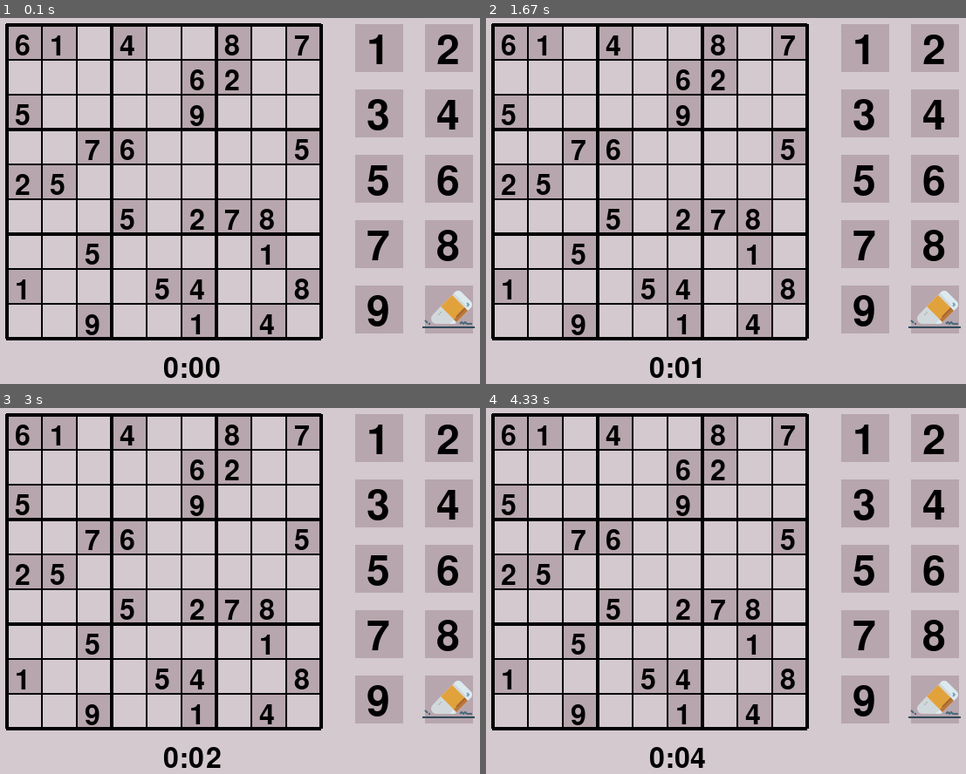
Above: before the commit, frames 1-4 (two rows, left to right).
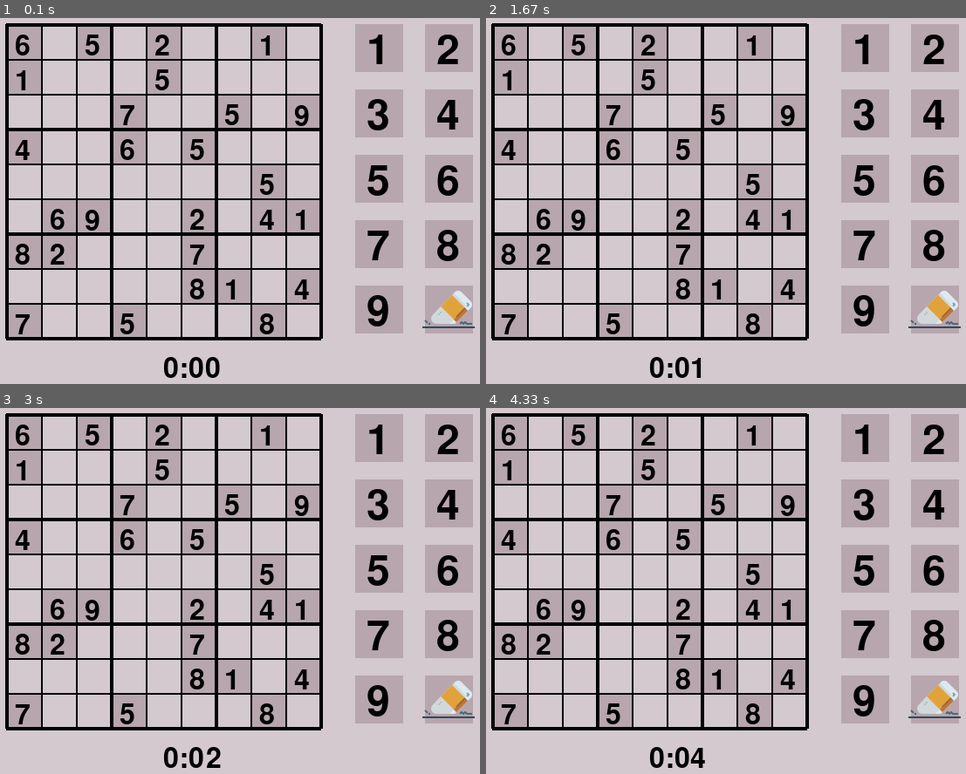
Above: after the commit, the same moments.

Repository: kasia-jablonski/Beginning-Python
Game: pygame game, started from pygame_projects/sudoku/main.py
Same seed, same stepped clock (60 frames per second), same inputs: the game is played once before the commit and once after it.
Inputs (mouse positions are in pixels of both pictures, inside the frame that each line leads up to):
- Up to frame 1 (0.1 s): no input
- Up to frame 2 (1.67 s): click (865, 113) at 0.38 s
- Up to frame 3 (3 s): no input
- Up to frame 4 (4.33 s): no input

The runs differ from the first frame. In frame 1, 24% of the frame differs, in the area x 1-67%, y 2-88%; in frame 2, 24%; in frame 3, 24%; in frame 4, 24%.

Commit message:
Created V2 of Sudoku with classes

Diff:
--- /dev/null
+++ b/pygame_projects/Sudoku v2/classes/Box.py
@@ -0,0 +1,69 @@
+import pygame
+from constants.colors import BLACK_COLOR, FILL_COLOR, BACKGROUND_COLOR
+
+class Box(object):
+    def __init__(self, screen, font, x, y, value):
+        self.x = x
+        self.y = y
+        self.width = 39
+        self.height = 39
+        self.value = value
+        self.clickable = True
+        self.set_initial_value(screen, font, value)
+        self.draw_box(screen)
+
+    def get_x_y(self):
+        return self.x / 40, ' - ', self.y / 40
+
+    def set_initial_value(self, screen, font, value):
+        self.value = value
+        if value != 0:
+            self.clickable = False
+
+            self.highlight_box(screen, font, FILL_COLOR)
+
+            self.set_number(screen, font)
+
+    def set_number(self, screen, font):
+        if self.value != 0:
+            number = font.render(str(int(self.value)), True, (0, 0, 0))
+            screen.blit(
+                number,
+                (
+                    self.x + 10,
+                    self.y + 5
+                )
+            )
+    def erase_number(self, screen, font):
+        self.value = 0
+        self.highlight_box(screen, font, BACKGROUND_COLOR)
+
+    def draw_box(self, screen):
+        pygame.draw.rect(
+            screen, BLACK_COLOR, pygame.Rect(self.x, self.y, 40, 40), 1
+        )
+
+    def clicked_box(self, screen, clicked_x, clicked_y):
+        if self.clickable:
+            return (clicked_x >= self.x and (clicked_x <= self.x + self.width)) and (clicked_y >= self.y and (clicked_y <= self.y + self.height))
+        return False
+
+    def highlight_box(self, screen, font, color):
+        if self.clickable:
+            pygame.draw.rect(
+                screen,
+                color,
+                pygame.Rect(self.x, self.y, self.width, self.height))
+        else:
+            pygame.draw.rect(
+                screen,
+                FILL_COLOR,
+                pygame.Rect(self.x, self.y, self.width, self.height))
+        number = font.render(str(int(self.value)), True, (0, 0, 0))
+        self.set_number(screen, font)
+
+    def on_click(self, screen, font, value):
+        if isinstance(value, int):
+            number = font.render(str(value), True, (0, 0, 0))
+            self.value = value
+            self.set_number(screen, font)
--- /dev/null
+++ b/pygame_projects/Sudoku v2/classes/Buttons.py
@@ -0,0 +1,62 @@
+import pygame
+from constants.colors import BLACK_COLOR
+eraser = pygame.image.load('eraser.png')
+
+class Button(object):
+    def __init__(self, x, y, button_number):
+        self.x = x
+        self.y = y
+        self.width = 55
+        self.height = 55
+        self.selected = False
+        self.button_number = button_number
+        self.type = 'button'
+
+    def clicked_button(self, clicked_x, clicked_y):
+        return (clicked_x >= self.x and clicked_x <= self.x + self.width) and (clicked_y >= self.y and clicked_y <= self.y + self.height)
+
+    def print_button_number(self):
+        print(self.button_number)
+
+    def select_button(self, screen):
+        self.selected = True
+        pygame.draw.rect(
+            screen, BLACK_COLOR, pygame.Rect(self.x + 1, self.y + 1, self.width - 3, self.height - 3), 3
+        )
+
+class Numeric_Button(Button):
+    def __init__(self, screen, font, x, y, button_number):
+        self.x = x
+        self.y = y
+        self.width = 55
+        self.height = 55
+        self.selected = False
+        self.button_number = button_number
+        self.draw_button(screen, font)
+        self.type = 'numeric'
+
+    def draw_button(self, screen, font):
+        self.selected = False
+        pygame.draw.rect(
+            screen, (183, 166, 173), pygame.Rect(self.x, self.y, self.width, self.height)
+        )
+        number = font.render(str(self.button_number), True, (0, 0, 0))
+        screen.blit(number, (self.x + 13, self.y + 7))
+
+class Erase_Button(Button):
+    def __init__(self, screen, x, y):
+        self.x = x
+        self.y = y
+        self.width = 55
+        self.height = 55
+        self.selected = False
+        self.button_number = ''
+        self.draw_button(screen)
+        self.type = 'eraser'
+
+    def draw_button(self, screen):
+        self.selected = False
+        pygame.draw.rect(
+            screen, (183, 166, 173), pygame.Rect(self.x, self.y, self.width, self.height)
+        )
+        screen.blit(eraser, (self.x - 8, self.y - 3))
--- /dev/null
+++ b/pygame_projects/Sudoku v2/constants/colors.py
@@ -0,0 +1,4 @@
+BACKGROUND_COLOR = (211, 201, 206)
+BLACK_COLOR = (0, 0, 0)
+FILL_COLOR = (183, 166, 173)
+HIGHLIGHT_COLOR = (213, 196, 161)
--- /dev/null
+++ b/pygame_projects/Sudoku v2/main.py
@@ -0,0 +1,91 @@
+import pygame
+import random
+import math
+import numpy as np
+from constants.colors import BACKGROUND_COLOR, HIGHLIGHT_COLOR
+from classes.Box import Box
+from classes.Buttons import Button
+from utils.gameSetup import create_sudoku_puzzle, draw_board, draw_number_buttons
+
+pygame.init()
+
+screen = pygame.display.set_mode( (600, 450) )
+pygame.display.set_caption("Sudoku")
+icon = pygame.image.load('sudoku.png')
+pygame.display.set_icon(icon)
+font = pygame.font.Font('freesansbold.ttf', 32)
+font2 = pygame.font.Font('freesansbold.ttf', 48)
+
+screen.fill(BACKGROUND_COLOR)
+
+running = True
+
+button_list = []
+button_list = draw_number_buttons(screen, font2)
+
+
+# Game Setup
+
+sudoku_board_solved = create_sudoku_puzzle()
+boxes = []
+
+button_number_clicked =  Button(-50, -50, '') # off screen blank button
+
+player_board = np.zeros((9,9))
+for i in range(3):
+    for j in range(3):
+        box = sudoku_board_solved[(i*3):(i*3+3), (j*3):(j*3+3)]
+        numberArray = []
+        while (len(numberArray) < 3):
+            number = random.randint(1, 9)
+            if number not in numberArray:
+                numberArray.append(number)
+                index = np.argwhere(box == number)
+                player_board[(i*3):(i*3+3), (j*3):(j*3+3)] [index[0][0], index[0][1]] = number
+
+for x in range(0, 9):
+    for y in range(0, 9):
+        boxes.append(
+            Box(
+                screen,
+                font,
+                40 * x + 20, 40 * y + 20,
+                player_board[y][x]
+            )
+        )
+
+while running:
+    draw_board(screen)
+    for event in pygame.event.get():
+        if event.type == pygame.QUIT:
+            running = False
+
+        if event.type == pygame.MOUSEBUTTONDOWN:
+            mouse_x = event.pos[0]
+            mouse_y = event.pos[1]
+
+            for box in boxes:
+                box_clicked = box.clicked_box(screen, mouse_x, mouse_y)
+                box.highlight_box(screen, font, BACKGROUND_COLOR)
+                if box_clicked:
+                    box.highlight_box(screen, font, HIGHLIGHT_COLOR)
+                    if button_number_clicked.type == 'numeric':
+                        box.on_click(screen, font, button_number_clicked.button_number)
+                    elif button_number_clicked.type == 'eraser':
+                        box.erase_number(screen, font)
+
+            for button in button_list:
+                button_clicked = button.clicked_button(mouse_x, mouse_y)
+                if button.type == 'numeric':
+                    button.draw_button(screen, font2)
+                elif button.type == 'eraser':
+                    button.draw_button(screen)
+                if button_clicked:
+                    button_number_clicked = button
+                    button.select_button(screen)
+
+            if button_number_clicked.selected is False:
+                button_number_clicked.select_button(screen)
+
+
+    pygame.display.update()
--- /dev/null
+++ b/pygame_projects/Sudoku v2/utils/gameSetup.py
@@ -0,0 +1,121 @@
+import pygame
+import math
+import random
+import numpy as np
+from constants.colors import BLACK_COLOR
+from classes.Buttons import Numeric_Button, Erase_Button
+LINE_WIDTH_THICK = 4
+LINE_WIDTH_THIN = 1
+
+def draw_board(screen):
+    ''' Created Board '''
+    for i in range(20, 400, 40):
+        if ((i-20)%3 == 0):
+            pygame.draw.line(screen, BLACK_COLOR, (20, i), (380, i), LINE_WIDTH_THICK)
+            pygame.draw.line(screen, BLACK_COLOR, (i, 20), (i, 380), LINE_WIDTH_THICK)
+        else:
+            pygame.draw.line(screen, BLACK_COLOR, (20, i), (380, i), LINE_WIDTH_THIN)
+            pygame.draw.line(screen, BLACK_COLOR, (i, 20), (i, 380), LINE_WIDTH_THIN)
+
+def create_sudoku_puzzle():
+    board = np.zeros((9,9))
+    numbers = [1, 2, 3, 4, 5, 6, 7, 8, 9]
+    for x in range(8, -1, -1):
+        num = random.randint(0, x)
+        board[0][x-1] = numbers.pop(num)
+    for i in range(9):
+        if i in [0, 1, 2]:
+            board[2][i] = board[0][i+6]
+        else:
+            board[2][i] = board[0][i-3]
+    for i in range(9):
+        if i in [6, 7, 8]:
+            board[1][i] = board[0][i-6]
+        else:
+            board[1][i] = board[0][i+3]
+
+    for i in range(9):
+        if (i+1) % 3 != 0 :
+            board[3][i] = board[0][i+1]
+            board[4][i] = board[1][i+1]
+            board[5][i] = board[2][i+1]
+        else:
+            board[3][i] = board[0][i-2]
+            board[4][i] = board[1][i-2]
+            board[5][i] = board[2][i-2]
+    for i in range(9):
+        if (i+1) % 3 != 0 :
+            board[6][i] = board[3][i+1]
+            board[7][i] = board[4][i+1]
+            board[8][i] = board[5][i+1]
+        else:
+            board[6][i] = board[3][i-2]
+            board[7][i] = board[4][i-2]
+            board[8][i] = board[5][i-2]
+    # swap column 1(i0) with 2(i1)
+    col01 = []
+    for i in range(9):
+        col01.append(board[i][1])
+        board[i][1] = board[i][0]
+        board[i][0] = col01[i]
+
+    # swap column 5(i4) with 6(i5)
+    col45 = []
+    for i in range(9):
+        col45.append(board[i][5])
+        board[i][5] = board[i][4]
+        board[i][4] = col45[i]
+
+    # swap column 7(i6) with 9(i8)
+    col68 = []
+    for i in range(9):
+        col68.append(board[i][8])
+        board[i][8] = board[i][6]
+        board[i][6] = col68[i]
+
+    # swap row 2(i1) with 3(i2)
+    row23 = []
+    for i in range(9):
+        row23.append(board[2][i])
+    board[2][:] = board[1][:]
+    board[1][:] = row23
+
+    #swap row 4(i3) with 6(i5)
+    row46 = []
+    for i in range(9):
+        row46.append(board[5][i])
+    board[5][:] = board[3][:]
+    board[3][:] = row46
+
+    #swap row 7(i6) with 8(i7)
+    row78 = []
+    for i in range(9):
+        row78.append(board[7][i])
+    board[7][:] = board[6][:]
+    board[6][:] = row78
+
+    return board
+
+def draw_number_buttons(screen, font):
+    number_list = []
+    for i in range(1, 10, 2):
+        x = 420
+        y = 20 + (math.floor(i/2))*75
+        number_list.append(
+            Numeric_Button(screen, font, x, y, i)
+        )
+        # show_number2(i, x, y)
+
+    for i in range(2, 11, 2):
+        x = 500
+        y = 20 + ((i/2)-1)*75
+
+        if i < 10:
+            number_list.append(
+                Numeric_Button(screen, font, x, y, i)
+            )
+        if i == 10:
+            number_list.append(
+                Erase_Button(screen, x, y)
+            )
+    return number_list
--- a/pygame_projects/sudoku/main.py
+++ b/pygame_projects/sudoku/main.py
@@ -196,8 +196,8 @@
 for i in range(9):
     for j in range(9):
         if player_board[i][j] != 0:
-            color_rect(i, j, FILL_COLOR)
-            show_number(int(player_board[i][j]), i, j)
+            color_rect(j, i, FILL_COLOR)
+            show_number(int(player_board[i][j]), j, i)
 
 # pygame.draw.rect(screen, (183, 166, 173), pygame.Rect(420, 20, 55, 55))
 # show_number2(1, 420, 20)
@@ -279,6 +279,7 @@
                         show_number(2, clicked_col, clicked_row)
                         player_board[clicked_col][clicked_row] = 2
 
+
                 if (mouseX > 420 and mouseX < 475) and (mouseY > 95 and mouseY < 150):
                     if (player_board[clicked_col][clicked_row]) == 0:
                         show_number(3, clicked_col, clicked_row)
Binary file added: pygame_projects/Sudoku v2/eraser.png
Binary file added: pygame_projects/Sudoku v2/sudoku.png
